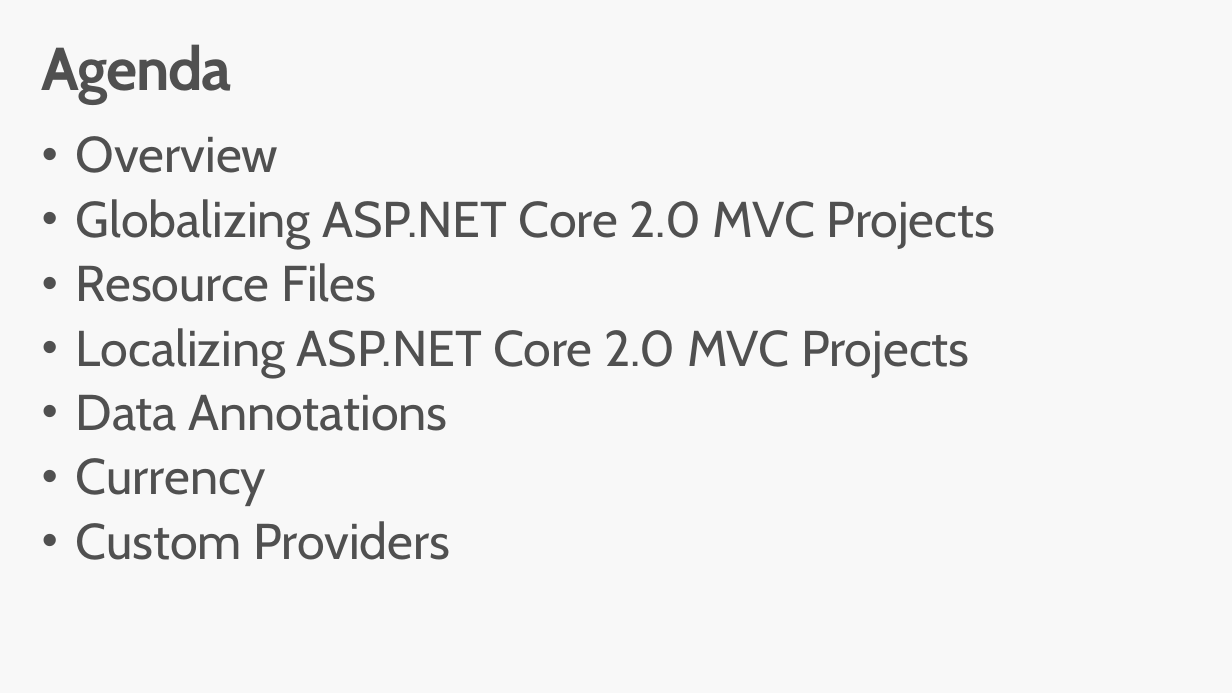
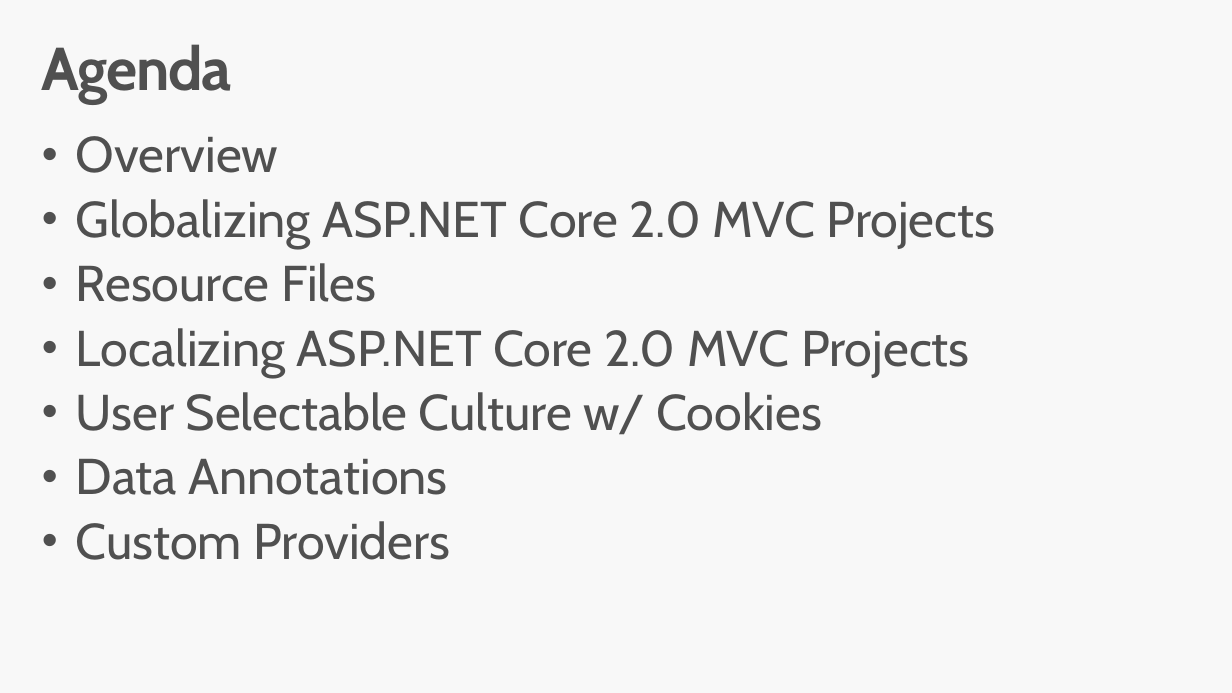
Before and after one commit to BionStt/DotNetConf2017_i18n, a slide deck: slide 2 of DotNetConf-Developing ASPNET Core MVC Apps for International Users.pptx. Drawn at 1232x693 pixels with LibreOffice and Linux fonts; fonts in the diff are those of the drawing; background and template pictures are left out. Boxes give left, top, right and bottom in pixels: in the first picture for what was removed or moved away, otherwise in the second. Text is boxed around its words. In the diff, an @@ line names an element or a change of style, - is before the commit and + after.

```diff
--- a/DotNetConf-Developing ASPNET Core MVC Apps for International Users.pptx
+++ b/DotNetConf-Developing ASPNET Core MVC Apps for International Users.pptx
@@ text at (x1=76, y1=392, x2=821, y2=435): paragraph added @@
+• User Selectable Culture w/ Cookies
@@ text at (x1=76, y1=458, x2=266, y2=505): paragraph removed @@
-• Currency
```
Also in this commit, not shown: 2 slides added, 2 slides removed.
